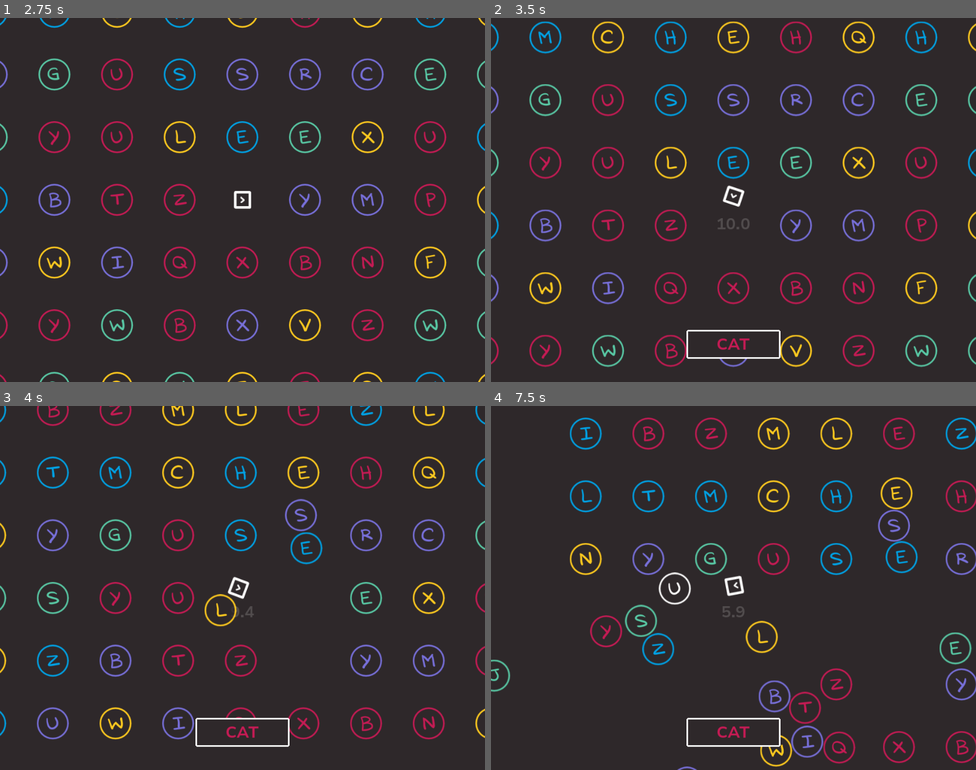
Above: before the commit, frames 1-4 (two rows, left to right).
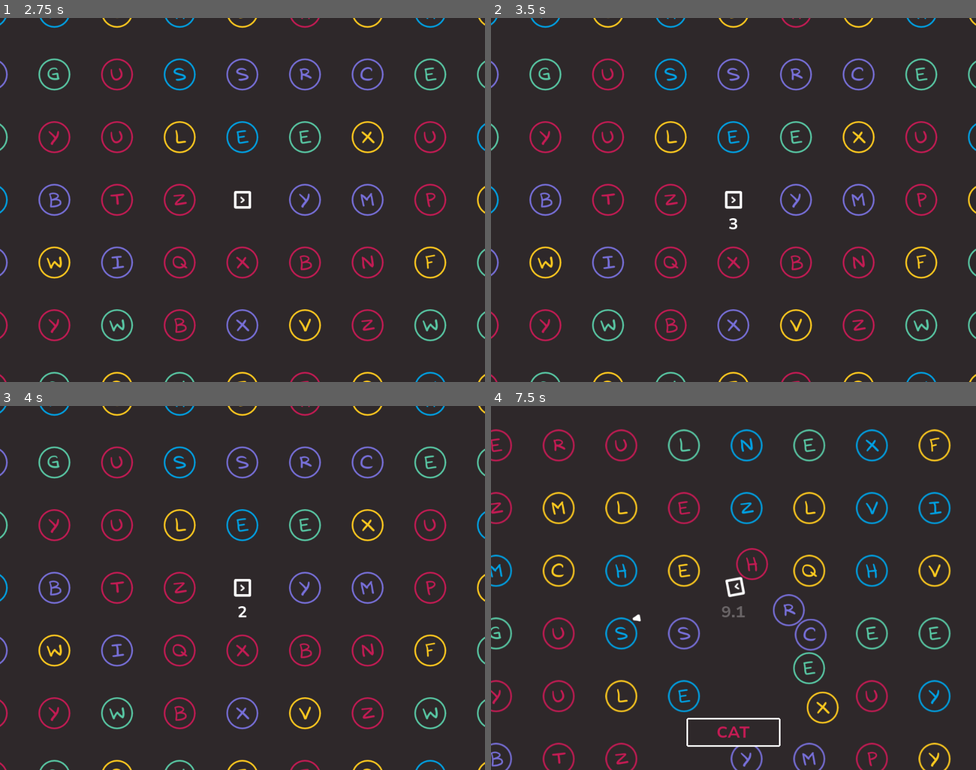
Above: after the commit, the same moments.

Repository: gontzalve/SSLS
Game: Godot game, scene res://scenes/game/main/main.tscn
The game is run twice, just before and just after one commit, with the same random seed, the same clock (stepped at 60 frames per second) and the same inputs.
Inputs (mouse positions are in pixels of both pictures, inside the frame that each line leads up to):
- Up to frame 1 (2.75 s): tap Enter at 0.5 s; move the mouse to (349, 181) at 0.52 s; hold D (move_right) 0.53-1.28 s; click (349, 181) at 0.6 s; move the mouse to (145, 218) at 1.27 s; hold S (move_down) 1.28-2.03 s; tap Mouse wheel up (zoom_in) at 1.35 s; tap Space at 2 s; move the mouse to (291, 119) at 2.02 s; hold D (move_right) from 2.03 s (still down); tap Mouse wheel down (zoom_out) at 2.1 s
- Up to frame 2 (3.5 s): move the mouse to (709, 272) at 2.77 s; release D (move_right) at 2.78 s; hold W (move_up) from 2.78 s (still down); click (709, 272) at 2.85 s
- Up to frame 3 (4 s): move the mouse to (388, 642) at 3.52 s; release W (move_up) at 3.53 s; hold A (move_left) from 3.53 s (still down); tap Mouse wheel up (zoom_in) at 3.6 s
- Up to frame 4 (7.5 s): move the mouse to (588, 533) at 4.27 s; tap Mouse wheel down (zoom_out) at 4.35, 6.6 s; move the mouse to (757, 588) at 5.02 s; release A (move_left) at 5.03 s; hold S (move_down) 5.03-5.78 s; click (757, 588) at 5.1 s; move the mouse to (660, 497) at 5.77 s; hold D (move_right) 5.78-6.53 s; tap Mouse wheel up (zoom_in) at 5.85 s; move the mouse to (840, 569) at 6.52 s; hold W (move_up) 6.53-7.28 s; move the mouse to (636, 606) at 7.27 s; hold D (move_right) from 7.28 s (still down); click (636, 606) at 7.35 s

Frame 1 is identical in both runs. In frame 2, 14% of the frame differs, in the area x 0-100%, y 0-100%; in frame 3, 13%; in frame 4, 13%.

Commit message:
Add countdown to level start

Diff:
--- a/scenes/game/main/main_controller.gd
+++ b/scenes/game/main/main_controller.gd
@@ -10,6 +10,8 @@
 
 var current_level_index: int
 var has_level_started: bool
+
+const COUNTDOWN_DURATION: int = 3
 
 
 func _ready() -> void:
@@ -51,14 +53,19 @@
 func _on_level_created() -> void:
 	await get_tree().create_timer(0.5).timeout
 	game_camera.start_zoom(1, 0.6)
-	await get_tree().create_timer(1.2).timeout
+	await get_tree().create_timer(0.8).timeout
+	ui_controller.show_countdown_ui()
+	ui_controller.start_countdown(COUNTDOWN_DURATION)
+
+
+func _on_countdown_ended() -> void:
 	_start_current_level()
 
 
 func _start_current_level() -> void:
 	game_cursor.show_cursor()
 	player.allow_input()
-	ui_controller.show_ui()
+	ui_controller.show_level_ui()
 	var word: String = level_controller.get_current_level_word()
 	var duration: float = level_controller.get_current_level_duration()
 	ui_controller.set_level_info(word, duration)
@@ -104,4 +111,5 @@
 	game_camera.zoomed_out.connect(_on_game_camera_zoomed_out)
 	level_controller.level_ring_appeared.connect(_on_level_ring_appeared)
 	level_controller.level_created.connect(_on_level_created)
+	ui_controller.countdown_ended.connect(_on_countdown_ended)
 	game_timer.timeout.connect(_on_level_timed_out)
--- a/scenes/game/ui/ui_controller.gd
+++ b/scenes/game/ui/ui_controller.gd
@@ -1,22 +1,43 @@
 extends Node2D
+
+signal countdown_ended
 
 
 func hide_ui() -> void:
 	$BackUI.visible = false
 	$FrontUI.visible = false
-	pass
 
 
-func show_ui() -> void:
+func show_countdown_ui() -> void:
+	$BackUI.visible = true
+	%CountdownLabel.visible = true
+	%TimerLabel.visible = false
+	%GameOverLabel.visible = false
+
+
+func show_level_ui() -> void:
 	$BackUI.visible = true
 	$FrontUI.visible = true
-	pass
+	%TimerLabel.visible = true
+	%GameOverLabel.visible = false
+	%CountdownLabel.visible = false
+
+
+func start_countdown(duration_seconds: int) -> void:
+	for i in range(duration_seconds + 1):
+		if i == duration_seconds:
+			%CountdownLabel.text = "Go!"
+			await get_tree().create_timer(0.5).timeout
+		else:
+			%CountdownLabel.text = "%d" % (duration_seconds - i)
+			await get_tree().create_timer(1).timeout
+	%CountdownLabel.visible = false
+	countdown_ended.emit()
 
 
 func set_level_info(word: String, duration: float) -> void:
 	update_timer(duration)
 	%WordLabel.text = word
-	%GameOverLabel.visible = false
 	pass
 
 
--- a/scenes/game/ui/ui_controller.tscn
+++ b/scenes/game/ui/ui_controller.tscn
@@ -8,12 +8,16 @@
 [sub_resource type="LabelSettings" id="LabelSettings_hxk3y"]
 font = ExtResource("2_k2pdu")
 font_size = 32
-font_color = Color(1, 1, 1, 0.12549)
+font_color = Color(1, 1, 1, 0.25098)
 
 [sub_resource type="LabelSettings" id="LabelSettings_emwgs"]
 font = ExtResource("2_k2pdu")
 font_size = 32
 font_color = Color(0.772549, 0.105882, 0.329412, 1)
+
+[sub_resource type="LabelSettings" id="LabelSettings_17ee3"]
+font = ExtResource("2_k2pdu")
+font_size = 32
 
 [sub_resource type="FontVariation" id="FontVariation_o7678"]
 
@@ -70,6 +74,25 @@
 horizontal_alignment = 1
 vertical_alignment = 1
 
+[node name="CountdownLabel" type="Label" parent="BackUI"]
+unique_name_in_owner = true
+visible = false
+anchors_preset = 8
+anchor_left = 0.5
+anchor_top = 0.5
+anchor_right = 0.5
+anchor_bottom = 0.5
+offset_left = -60.0
+offset_top = 25.0
+offset_right = 60.0
+offset_bottom = 70.0
+grow_horizontal = 2
+grow_vertical = 2
+text = "3"
+label_settings = SubResource("LabelSettings_17ee3")
+horizontal_alignment = 1
+vertical_alignment = 1
+
 [node name="FrontUI" type="CanvasLayer" parent="."]
 
 [node name="WordContainer" type="PanelContainer" parent="FrontUI"]
Not shown: 1 places in scenes/game/ui/ui_controller.tscn that only renumber resources
